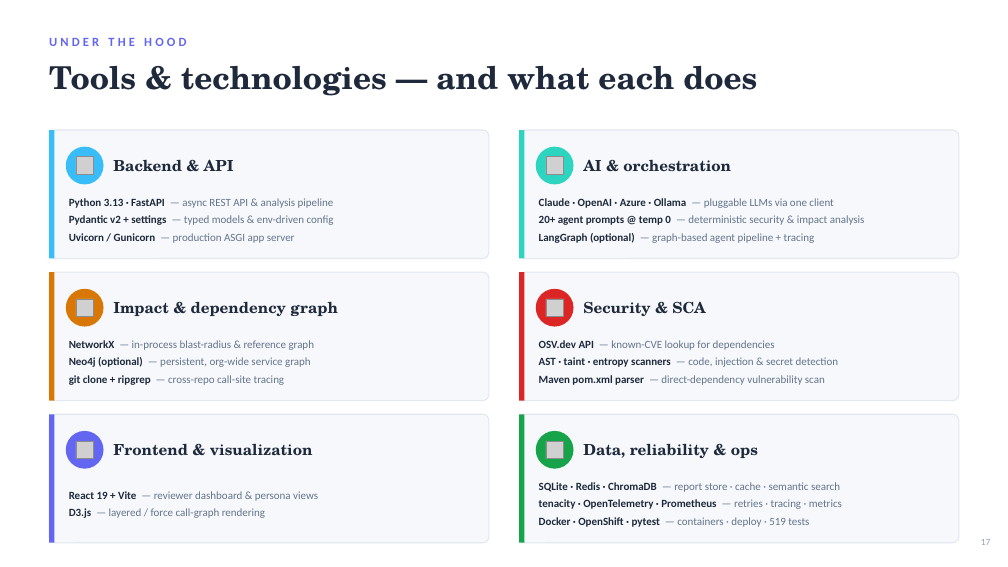
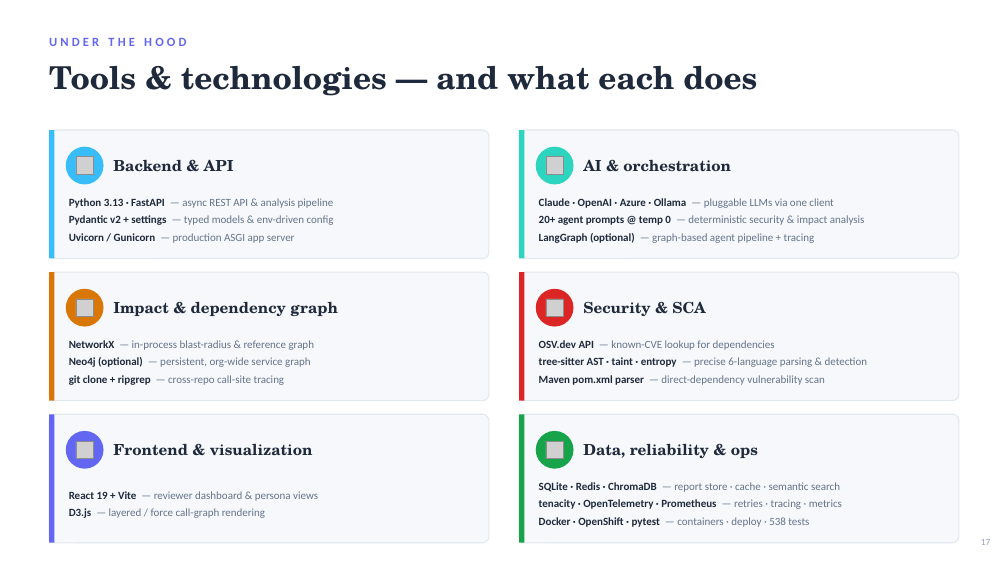
Before and after one commit to SambaPodili/ai-assisted-pull-request-review, a slide deck: slide 17 of deck/CIAA_Overview.pptx. Drawn at 1008x567 pixels with LibreOffice and Linux fonts; fonts in the diff are those of the drawing; grey boxes stand for pictures. Boxes give left, top, right and bottom in pixels: in the first picture for what was removed or moved away, otherwise in the second. Text is boxed around its words. In the diff, an @@ line names an element or a change of style, - is before the commit and + after.

```diff
--- a/deck/CIAA_Overview.pptx
+++ b/deck/CIAA_Overview.pptx
@@ text at [539,357,867,367]: text changed @@
-AST · taint · entropy scanners — code, injection & secret detection
+tree-sitter AST · taint · entropy — precise 6-language parsing & detection
@@ text at [539,517,809,527]: text changed @@
-Docker · OpenShift · pytest — containers · deploy · 519 tests
+Docker · OpenShift · pytest — containers · deploy · 538 tests
```
Also in this commit, not shown: 4 other slides changed, 2 slides added, 25 other files.
